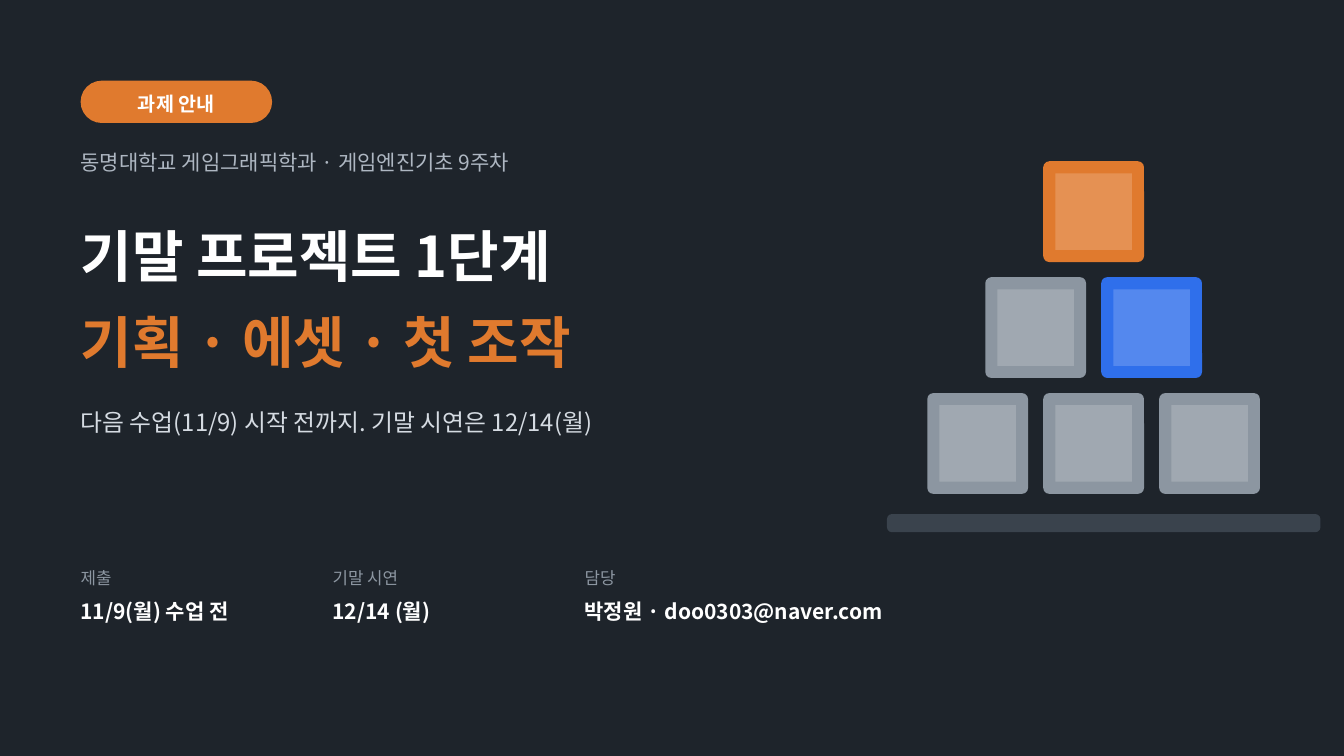
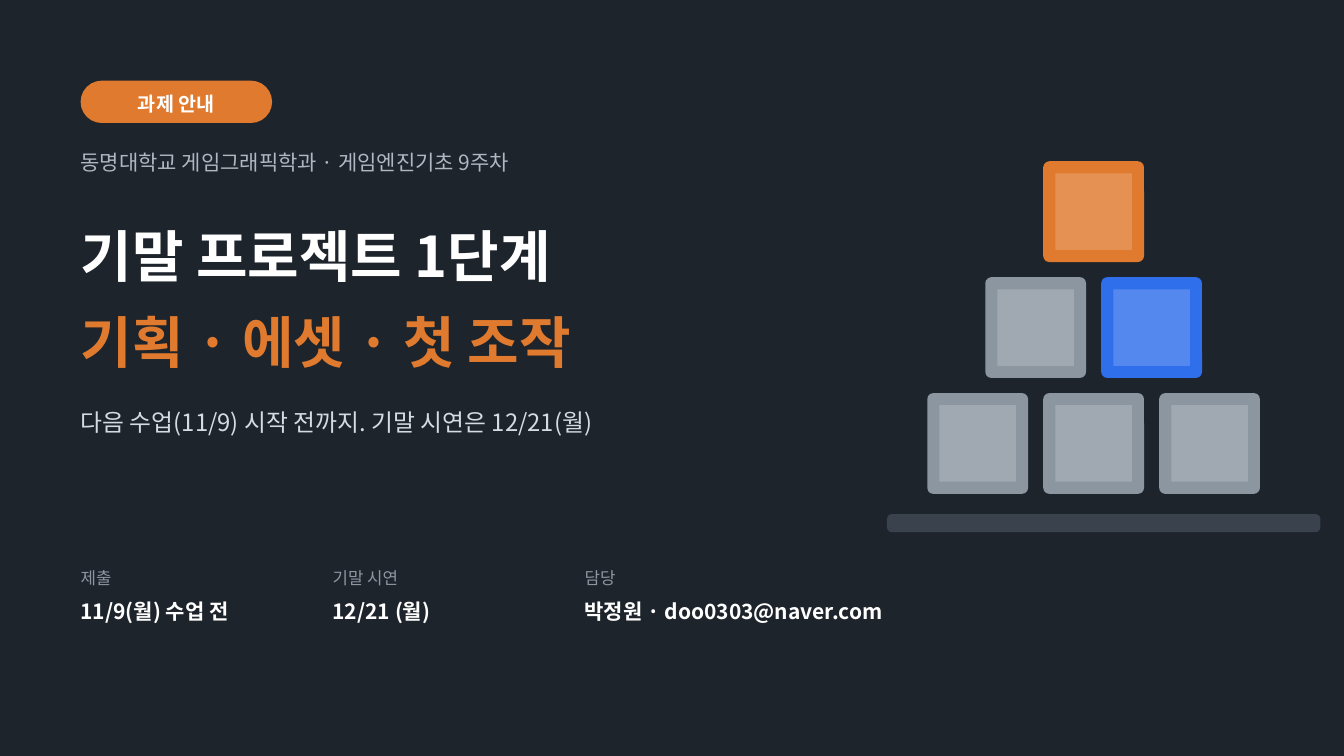
Before and after one commit to iplay-garden/game-engine-basics, a slide deck: slide 1 of 9주차/한국어/게임엔진기초_9주차_오프라인_과제안내.pptx. Drawn at 1344x756 pixels with LibreOffice and Linux fonts; fonts in the diff are those of the drawing. Boxes give left, top, right and bottom in pixels: in the first picture for what was removed or moved away, otherwise in the second. Text is boxed around its words. In the diff, an @@ line names an element or a change of style, - is before the commit and + after.

```diff
--- a/9주차/한국어/게임엔진기초_9주차_오프라인_과제안내.pptx
+++ b/9주차/한국어/게임엔진기초_9주차_오프라인_과제안내.pptx
@@ text at box(81, 411, 592, 436): text changed @@
-다음 수업(11/9) 시작 전까지. 기말 시연은 12/14(월)
+다음 수업(11/9) 시작 전까지. 기말 시연은 12/21(월)
@@ text at box(333, 601, 430, 623): text changed @@
-12/14 (월)
+12/21 (월)
```
Also in this commit, not shown: 1 other slide changed, 6 other files.
